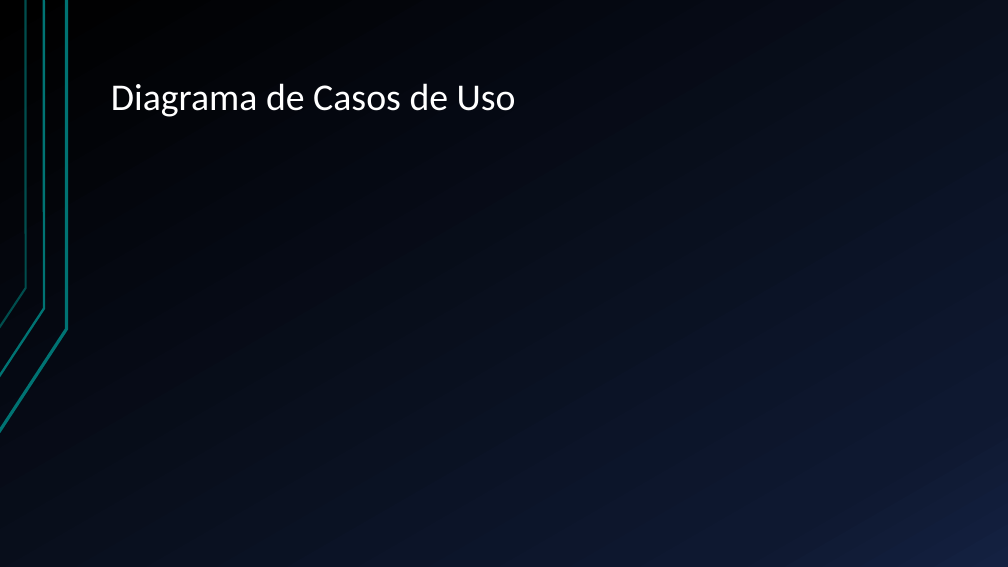
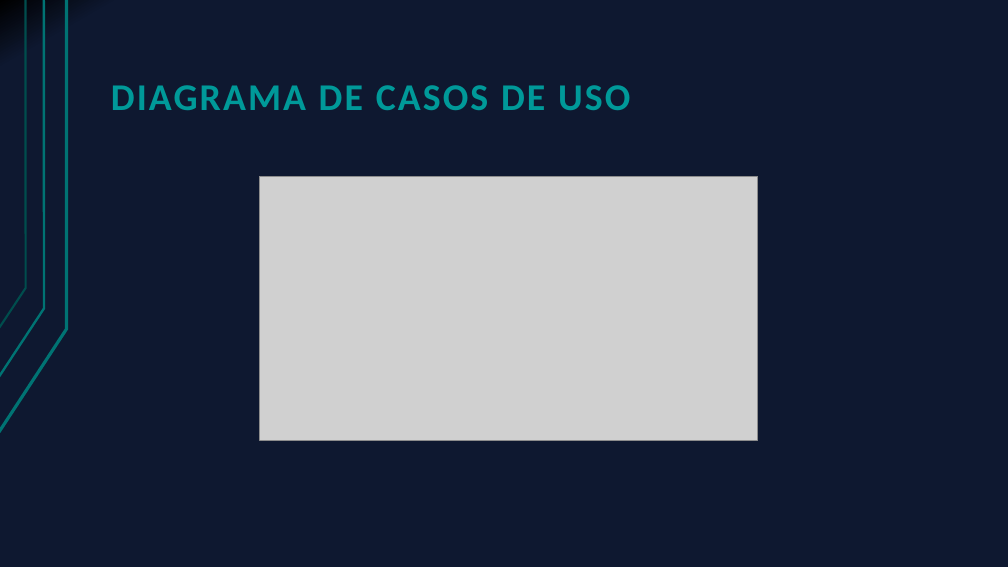
Before and after one commit to Cristoto/FederacionInformes, a slide deck: slide 13 of doc/Presentación/Generador de informes RFESS.pptx. Drawn at 1008x567 pixels with LibreOffice and Linux fonts; fonts in the diff are those of the drawing; grey boxes stand for pictures. Boxes give left, top, right and bottom in pixels: in the first picture for what was removed or moved away, otherwise in the second. Text is boxed around its words. In the diff, an @@ line names an element or a change of style, - is before the commit and + after.

```diff
--- a/doc/Presentación/Generador de informes RFESS.pptx
+++ b/doc/Presentación/Generador de informes RFESS.pptx
@@ background gradient #000000 to #0F1931 to #142242 to gradient #000000 to #0F1931 @@
@@ title at [111,85,630,110]: text changed; text colour #FFFFFF to #009999; bold on @@
-Diagrama de Casos de Uso
+DIAGRAMA DE CASOS DE USO
@@ picture added at [260,176,758,440] @@
```
Also in this commit, not shown: 13 other slides changed, 3 slides added.
